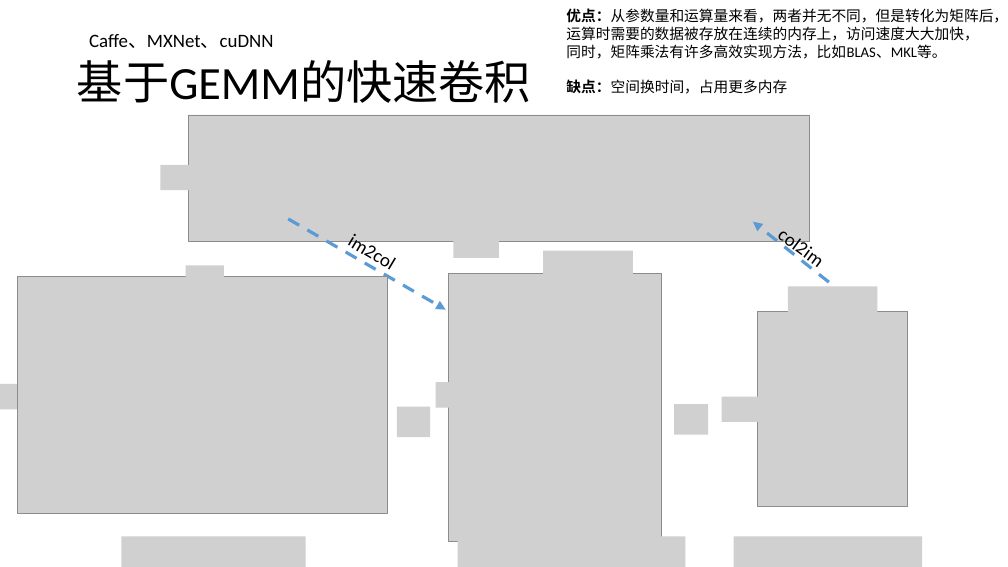
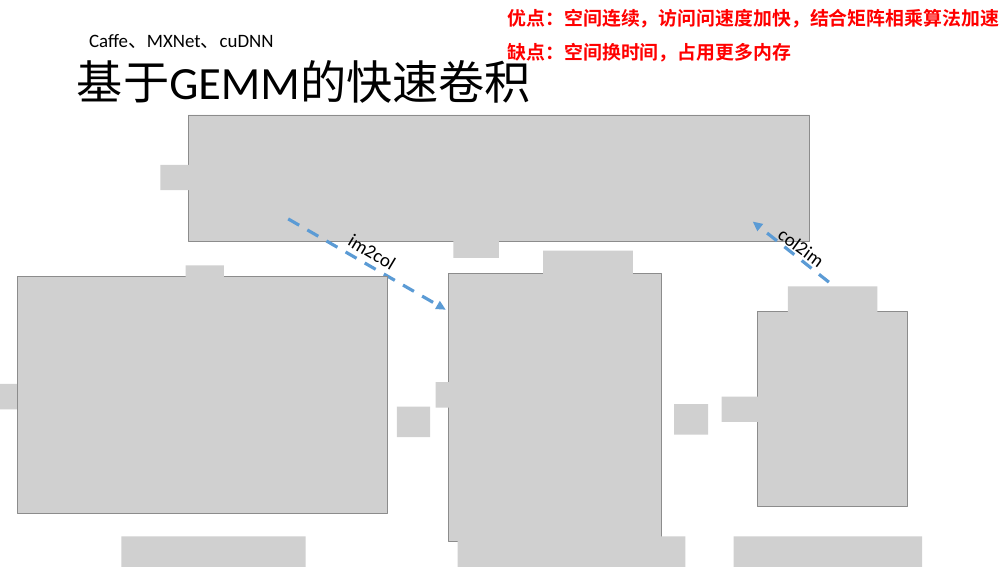
Before and after one commit to LeonJinC/Fast-Convolution-with-SIMD-and-GEMM, a slide deck: slide 8 of 结合SIMD和GEMM的快速卷积及其在高斯模糊中的应用.pptx (slide 7 before the commit). Drawn at 1008x567 pixels with LibreOffice and Linux fonts; fonts in the diff are those of the drawing; grey boxes stand for pictures. Boxes give left, top, right and bottom in pixels: in the first picture for what was removed or moved away, otherwise in the second. Text is boxed around its words. In the diff, an @@ line names an element or a change of style, - is before the commit and + after.

```diff
--- a/结合SIMD和GEMM的快速卷积及其在高斯模糊中的应用.pptx
+++ b/结合SIMD和GEMM的快速卷积及其在高斯模糊中的应用.pptx
@@ text "优点：空间连续，访问问速度加快，结合矩阵相乘算法加速": place and size @@
-text "优点：空间连续，访问问速度加快，结合矩阵相乘算法加速" at [566,8,1008,94]
+text "优点：空间连续，访问问速度加快，结合矩阵相乘算法加速" at [508,9,999,65]
@@ text at [508,9,999,28]: text changed; size 14 to 18 pt; text colour #000000 to #FF0000; bold on @@
-优点：从参数量和运算量来看，两者并无不同，但是转化为矩阵后，
-运算时需要的数据被存放在连续的内存上，访问速度大大加快，
-同时，矩阵乘法有许多高效实现方法，比如BLAS、MKL等。
+优点：空间连续，访问问速度加快，结合矩阵相乘算法加速
@@ text at [508,43,791,65]: size 14 to 18 pt, text colour #000000 to #FF0000, bold on in "缺点：空间换时间，占用更多内存"; line spacing 1 to 1.5 @@
```
Also in this commit, not shown: 21 other slides changed, 4 slides added, 1 slide removed, 2 other files.
